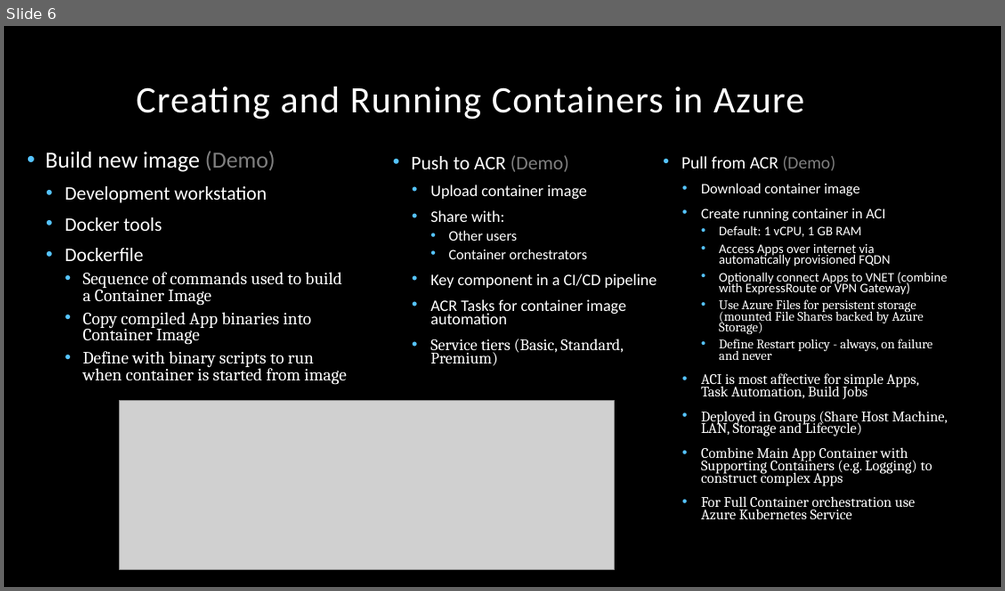
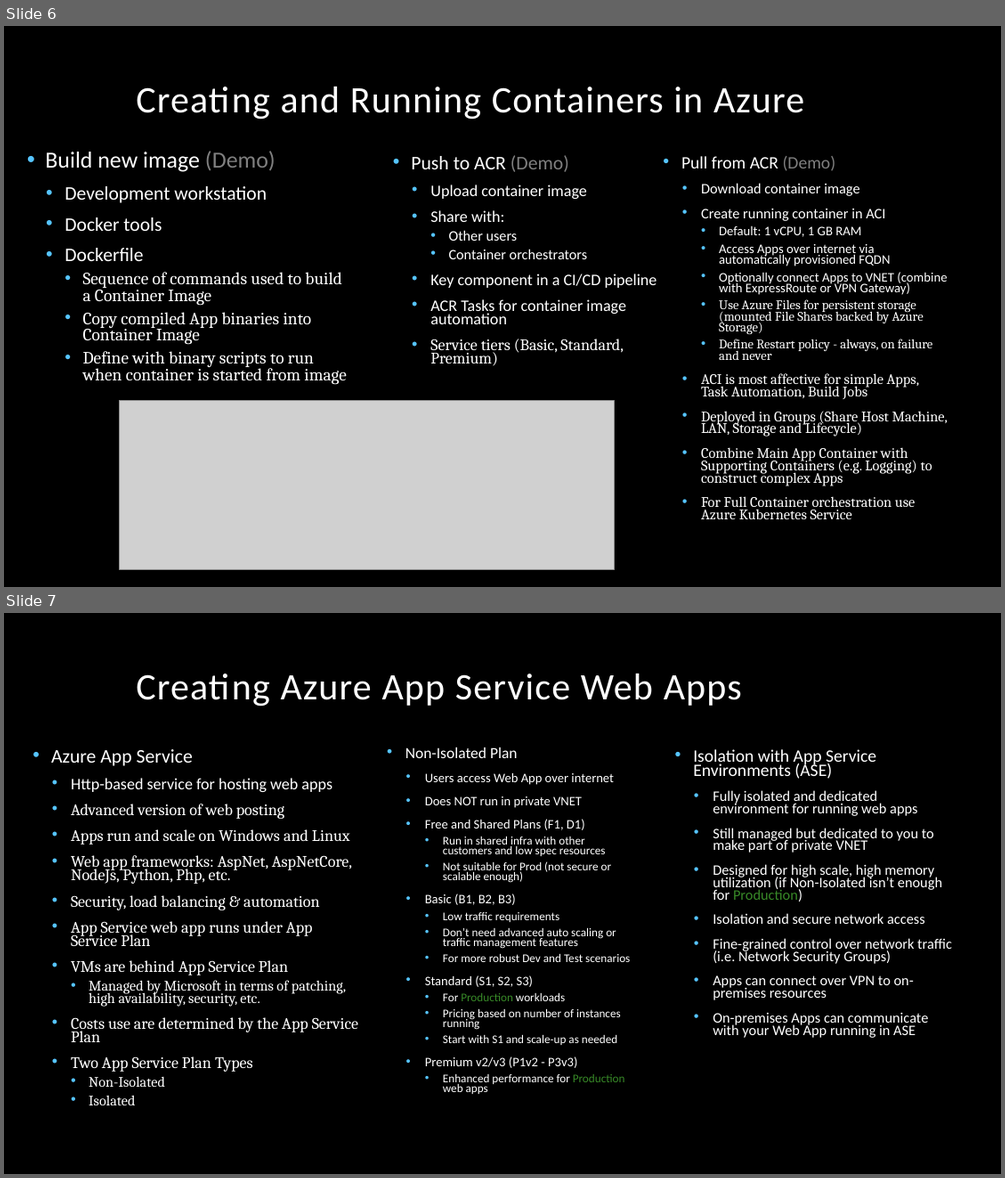
Before and after one commit to sergiy-interprit/az-204, a slide deck: AZ-204 - Develop for Azure Compute Solutions - 7 Sep 2023.pptx. Shown one above the other, each under a label of ours: slide 6 before the commit, slides 6 and 7 after it. The pictures are 1005x591 and 1005x1178 pixels, drawn with LibreOffice and Linux fonts; fonts in the diff are those of the drawing; grey boxes stand for pictures; background and template pictures are left out. Boxes give left, top, right and bottom in pixels: in the first picture for what was removed or moved away, otherwise in the second. Text is boxed around its words. In the diff, an @@ line names an element or a change of style, - is before the commit and + after.

```diff
--- a/AZ-204 - Develop for Azure Compute Solutions - 7 Sep 2023.pptx
+++ b/AZ-204 - Develop for Azure Compute Solutions - 7 Sep 2023.pptx
@@ slide 7 added at box(4, 613, 1001, 1174), background picture (left out) @@
@@ title added at box(136, 674, 742, 706), 36 pt, text #FFFFFF @@
+Creating Azure App Service Web Apps
@@ text added at box(51, 749, 358, 1071), 15.5 pt, text #FFFFFF @@
+• Azure App Service
+  • Http-based service for hosting web apps
+  • Advanced version of web posting
+  • Apps run and scale on Windows and Linux
+  • Web app frameworks: AspNet, AspNetCore, NodeJs, Python, Php, etc.
+  • Security, load balancing & automation
+  • App Service web app runs under App Service Plan
+  • VMs are behind App Service Plan
+    • Managed by Microsoft in terms of patching, high availability, security, etc.
+  • Costs use are determined by the App Service Plan
+  • Two App Service Plan Types
+    • Non-Isolated
+    • Isolated
@@ text added at box(405, 747, 630, 1094), 11.2 pt, text #FFFFFF @@
+• Non-Isolated Plan
+  • Users access Web App over internet
+  • Does NOT run in private VNET
+  • Free and Shared Plans (F1, D1)
+    • Run in shared infra with other customers and low spec resources
+    • Not suitable for Prod (not secure or scalable enough)
+  • Basic (B1, B2, B3)
+    • Low traffic requirements
+    • Don’t need advanced auto scaling or traffic management features
+    • For more robust Dev and Test scenarios
+  • Standard (S1, S2, S3)
+    • For Production workloads
+    • Pricing based on number of instances running
+    • Start with S1 and scale-up as needed
+  • Premium v2/v3 (P1v2 - P3v3)
+    • Enhanced performance for Production web apps
@@ text added at box(693, 749, 952, 1038), 14 pt, text #FFFFFF @@
+• Isolation with App Service Environments (ASE)
+  • Fully isolated and dedicated environment for running web apps
+  • Still managed but dedicated to you to make part of private VNET
+  • Designed for high scale, high memory utilization (if Non-Isolated isn’t enough for Production)
+  • Isolation and secure network access
+  • Fine-grained control over network traffic (i.e. Network Security Groups)
+  • Apps can connect over VPN to on-premises resources
+  • On-premises Apps can communicate with your Web App running in ASE
```
Also in this commit, not shown: 1 slide changed, 4 other files.
